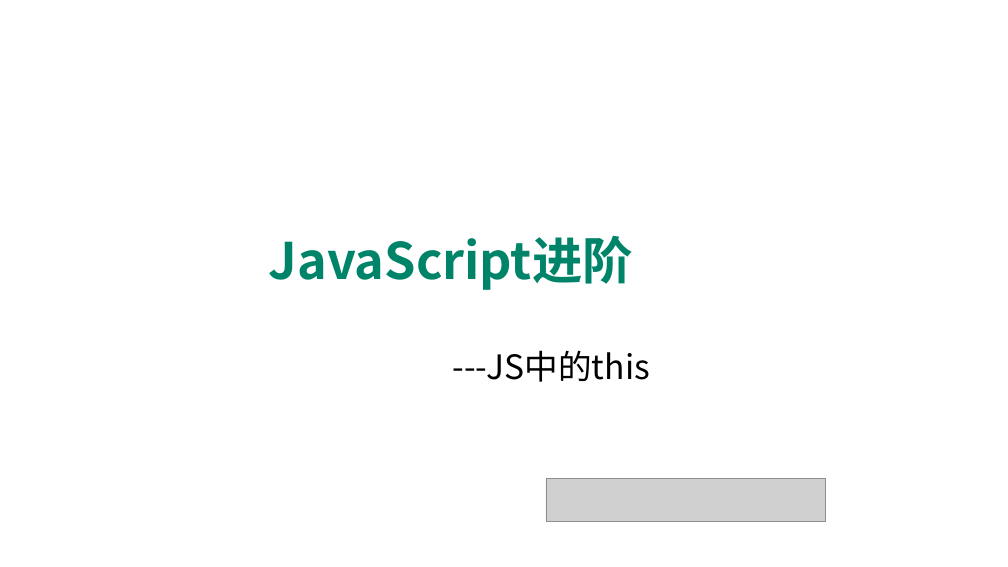
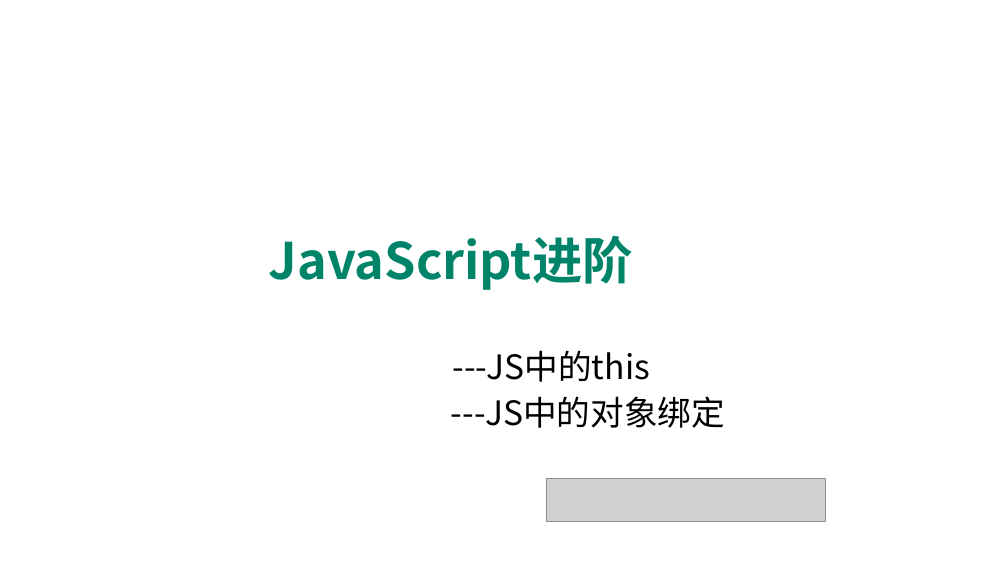
Before and after one commit to edu2act/course-javascript-advanced, a slide deck: slide 1 of 课程PPT/08.JavaScript面向对象编程 二（8、this详解）.pptx. Drawn at 1008x567 pixels with LibreOffice and Linux fonts; fonts in the diff are those of the drawing; grey boxes stand for pictures; background and template pictures are left out. Boxes give left, top, right and bottom in pixels: in the first picture for what was removed or moved away, otherwise in the second. Text is boxed around its words. In the diff, an @@ line names an element or a change of style, - is before the commit and + after.

```diff
--- a/课程PPT/08.JavaScript面向对象编程 二（8、this详解）.pptx
+++ b/课程PPT/08.JavaScript面向对象编程 二（8、this详解）.pptx
@@ text added at [451,396,725,428], 32 pt, text #000000 @@
+---JS中的对象绑定
```
Also in this commit, not shown: 1 other slide changed, 5 slides added, 2 other files.
